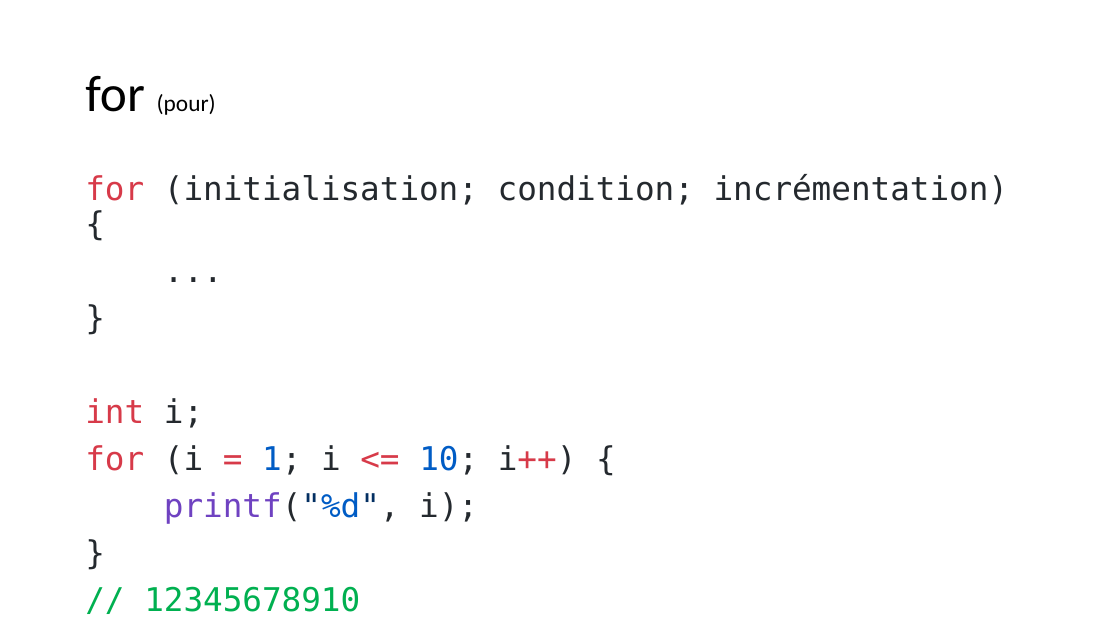
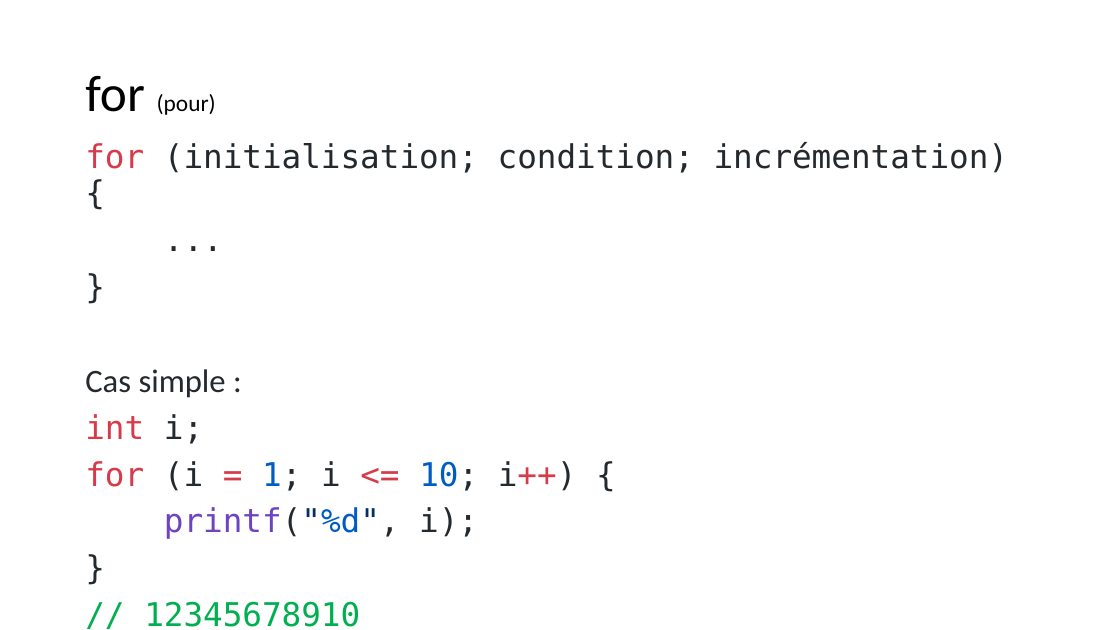
Before and after one commit to Firestorm49/bts-1, a slide deck: slide 26 of 02_C/02_Types-et-operateurs/Types et opérateurs en C.pptx (slide 25 before the commit). Drawn at 1120x630 pixels with LibreOffice and Linux fonts; fonts in the diff are those of the drawing. Boxes give left, top, right and bottom in pixels: in the first picture for what was removed or moved away, otherwise in the second. Text is boxed around its words. In the diff, an @@ line names an element or a change of style, - is before the commit and + after.

```diff
--- a/02_C/02_Types-et-operateurs/Types et opérateurs en C.pptx
+++ b/02_C/02_Types-et-operateurs/Types et opérateurs en C.pptx
@@ text "for (initialisation; condition; incrémentation) {": place and size @@
-text "for (initialisation; condition; incrémentation) {" at (85, 174, 1009, 612)
+text "for (initialisation; condition; incrémentation) {" at (85, 142, 1009, 627)
@@ text at (85, 369, 226, 398): paragraph added @@
+Cas simple :
```
Also in this commit, not shown: 2 other slides changed, 14 slides added, 6 other files.
